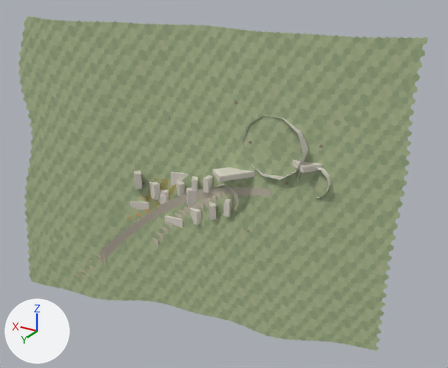
One commit to the glTF model build/land.glb: the scene before it, then after it.
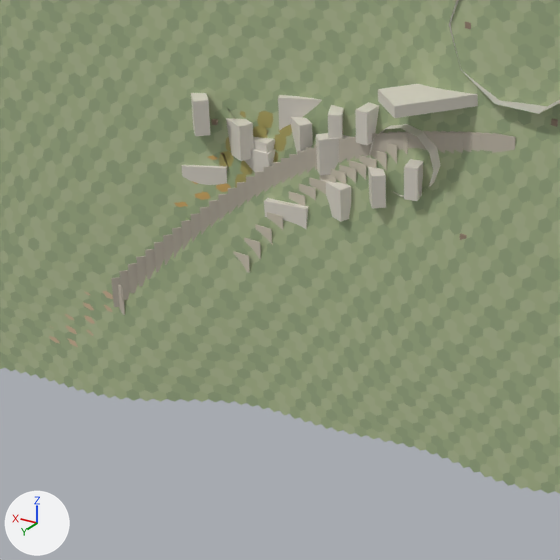
Each version is shown whole from a 50 mm lens placed at (-98.5, 140.7, 74.7), pointed at (-6.9, -11.9, -1.7), then close up on the part from 12% to 65% of the width and 36% to 100% of the height. Lighting does not change. The marker at lower left points along +X, +Y and +Z. The last two pictures show the newer version. Where no turn or scale is listed for an object, it has been applied to the vertices.

In view in the first close-up: 'curtain', 'field.004', 'ground', 'ground.001', 'ground.002', 'ground.003', 'house', 'house.001', 'house.003', 'house.005', 'house.006', 'house.007', 'house.008', 'house.009', 'house.010', 'house.011', 'house.012', 'house.013' and 66 more.
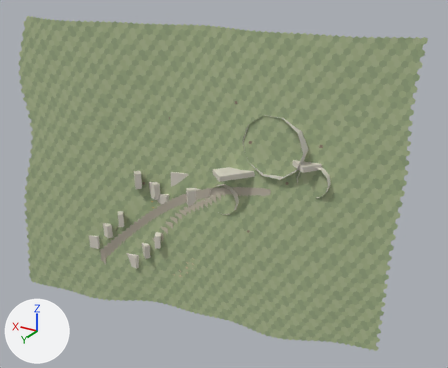
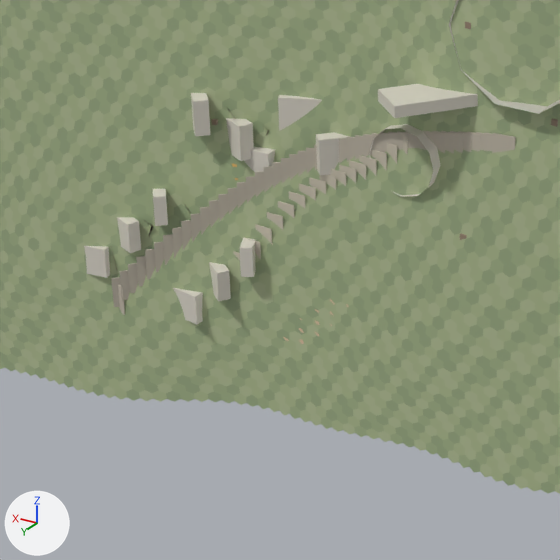
Pixel boxes [x1, y1, x2, y2] of what changed, in the close-ups (560 x 560 px):
'house.005', moved, turned, rescaled
    before: [182, 165, 227, 185]
    after: [84, 246, 110, 278]
'house.006', moved, turned, rescaled
    before: [264, 198, 309, 230]
    after: [173, 288, 203, 324]
'house.008', moved, turned, rescaled
    before: [320, 179, 351, 222]
    after: [209, 262, 231, 301]
'house.010', moved, turned, rescaled
    before: [368, 167, 386, 209]
    after: [240, 237, 256, 277]
'house.009', moved, turned, rescaled
    before: [291, 117, 313, 154]
    after: [153, 189, 168, 226]
'house.007', moved, turned, rescaled
    before: [253, 137, 275, 153]
    after: [117, 217, 141, 253]
'house.013', deleted
    before: [355, 102, 379, 145]
'house.012', deleted
    before: [404, 159, 423, 201]
'house.011', deleted
    before: [328, 105, 344, 138]

What changed in the scene script:
```text
Change ob_house_005:
    ob_house_005.location: (19.3, -2.5, -12.3) -> (33.5, 6.4, -24.2)
    ob_house_005.rotation_euler: (0.0, 0.0, 0.4) -> (0.0, 0.0, 0.15)  # degrees (0, 0, 23) -> degrees (0, 0, 8.6)
    ob_house_005.scale: (6.24, 1.8, 4.62) -> (6.0, 1.74, 4.39)
Change ob_house_006:
    ob_house_006.location: (6.7, -4.0, -15.5) -> (20.1, 2.6, -29.2)
    ob_house_006.rotation_euler: (0.0, 0.0, 0.15) -> (0.0, 0.0, -0.1)  # degrees (0, 0, 8.6) -> degrees (0, 0, -5.7)
    ob_house_006.scale: (6.24, 1.8, 4.62) -> (6.0, 1.74, 4.39)
Change ob_house_007:
    ob_house_007.location: (13.5, -6.0, -8.1) -> (29.2, 3.9, -19.8)
    ob_house_007.rotation_euler: (0.0, 0.0, -0.1) -> (0.0, 0.0, -0.35)  # degrees (0, 0, -5.7) -> degrees (0, 0, -20)
    ob_house_007.scale: (6.24, 1.8, 4.62) -> (6.0, 1.74, 4.39)
Change ob_house_008:
    ob_house_008.location: (1.0, -6.1, -11.8) -> (15.8, 0.7, -24.9)
    ob_house_008.rotation_euler: (0.0, 0.0, -0.35) -> (0.0, 0.0, -0.6)  # degrees (0, 0, -20) -> degrees (0, 0, -34)
    ob_house_008.scale: (6.24, 1.8, 4.62) -> (6.0, 1.74, 4.39)
Change ob_house_009:
    ob_house_009.location: (7.8, -8.4, -4.8) -> (24.8, 1.0, -15.6)
    ob_house_009.rotation_euler: (0.0, 0.0, -0.6) -> (0.0, 0.0, -0.85)  # degrees (0, 0, -34) -> degrees (0, 0, -49)
    ob_house_009.scale: (6.24, 1.8, 4.62) -> (6.0, 1.74, 4.39)
Change ob_house_010:
    ob_house_010.location: (-4.8, -7.8, -9.0) -> (11.4, -1.4, -20.9)
    ob_house_010.rotation_euler: (0.0, 0.0, -0.85) -> (0.0, 0.0, -1.1)  # degrees (0, 0, -49) -> degrees (0, 0, -63)
    ob_house_010.scale: (6.24, 1.8, 4.62) -> (6.0, 1.74, 4.39)
Remove ob_house_011:
    ob_house_011 = bpy.data.objects.new('house.011', me_cube)
    ob_house_011.location = (2.1, -9.5, -2.5)
    ob_house_011.rotation_euler = (0.0, 0.0, -1.1)  # degrees (0, 0, -63)
    ob_house_011.scale = (6.24, 1.8, 4.62)
Remove ob_house_012:
    ob_house_012 = bpy.data.objects.new('house.012', me_cube)
    ob_house_012.location = (-10.5, -9.3, -7.1)
    ob_house_012.rotation_euler = (0.0, 0.0, -1.35)  # degrees (0, 0, -77)
    ob_house_012.scale = (6.24, 1.8, 4.62)
Remove ob_house_013:
    ob_house_013 = bpy.data.objects.new('house.013', me_cube)
    ob_house_013.location = (-3.6, -9.7, -1.0)
    ob_house_013.rotation_euler = (0.0, 0.0, -1.6)  # degrees (0, 0, -92)
    ob_house_013.scale = (6.24, 1.8, 4.62)
```
